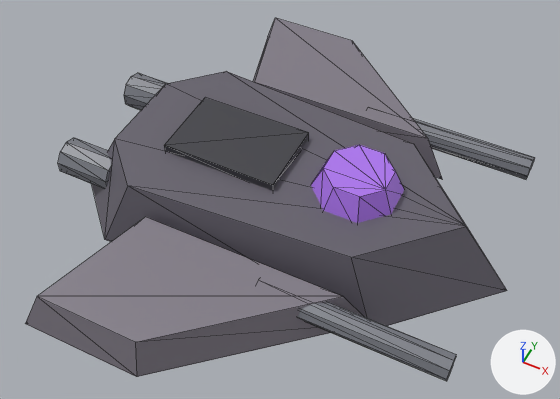
Before and after pictures for a commit that changed the glTF model play/polarity-shmup/assets/stages-craft/gunship_iris/gunship_iris.glb.
One viewpoint serves both versions: a camera (50 mm lens) standing at (10.9, -24.1, 30.6) and looking at (-0.7, -0.9, 1.6). The lights are fixed; the arrows at lower right show +X, +Y and +Z. The older version comes first. Mesh edges are drawn as thin lines. Vertices at exactly the same position are counted once.
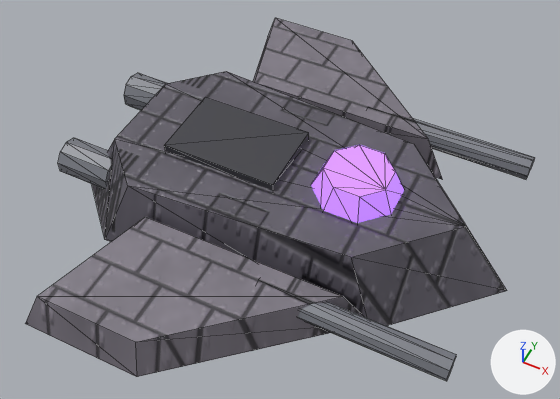
Changed parts and their boxes [x1, y1, x2, y2] in the pictures (560 x 399 px):
'Mesh_0', surface changed: [93, 73, 507, 326] in both
'Mesh_4', recoloured, surface changed (lighter): [311, 145, 404, 223] in both
part 2 of me_mesh_1, surface changed: [39, 18, 440, 373] in both

Patch to the scene script:
```diff
--- a/play/polarity-shmup/assets/stages-craft/gunship_iris/gunship_iris.glb.py
+++ b/play/polarity-shmup/assets/stages-craft/gunship_iris/gunship_iris.glb.py
@@ img_image_2 @@
+img_image_2 = load_image('Image_2', '_unpacked/Image_2', 512, 512, 'sRGB')
@@ img_image_3 @@
+img_image_3 = load_image('Image_3', '_unpacked/Image_3', 512, 512, 'Non-Color')
@@ img_image_0 @@
+img_image_0 = load_image('Image_0', '_unpacked/Image_0', 512, 512, 'sRGB')
@@ img_image_1 @@
+img_image_1 = load_image('Image_1', '_unpacked/Image_1', 512, 512, 'Non-Color')
@@ mat_hull @@
 mat_hull = bpy.data.materials.new('hull')
-# nodes: BsdfPrincipled, OutputMaterial
-# colours: dark grey #65616c
+# nodes: BsdfPrincipled, Mix, NormalMap, OutputMaterial, TexImage x2
+# colours: grey #6c6974
+# uses the picture img_image_0
+# uses the picture img_image_1
@@ mat_pod @@
 mat_pod = bpy.data.materials.new('pod')
-# nodes: BsdfPrincipled, OutputMaterial
-# colours: grey #817c86
+# nodes: BsdfPrincipled, Mix, NormalMap, OutputMaterial, TexImage x2
+# colours: grey #8a8590
+# uses the picture img_image_2
+# uses the picture img_image_3
@@ mat_core @@
 mat_core.roughness = 0.516
+mat_core.emission_color = (0.357, 0.153, 0.723)  # purple #a16ddd
+mat_core.emission_strength = 1.0
@@ me_mesh_0 @@
 me_mesh_0.from_pydata(...)  # 14 vertices, 24 faces; spans x -11.0..11.0, y -6.0..6.0, z 0.0..3.4
 # used by ob_mesh_0; location = (0.0, 0.0, 0.0)
+# me_mesh_0 part 1: 24 kept faces spanning x -11.0..11.0, y -6.0..6.0, z 0.0..3.4 get new texture (UV) coordinates
 me_mesh_0.materials.append(mat_hull)
@@ me_mesh_1 @@
 me_mesh_1.from_pydata(...)  # 16 vertices, 24 faces; spans x -8.0..6.0, y -12.0..12.0, z 0.6..2.6
 # used by ob_mesh_1; location = (0.0, 0.0, 0.0)
+# me_mesh_1 part 2: 24 kept faces spanning x -8.0..6.0, y -12.0..12.0, z 0.6..2.6 get new texture (UV) coordinates
 me_mesh_1.materials.append(mat_pod)
```
